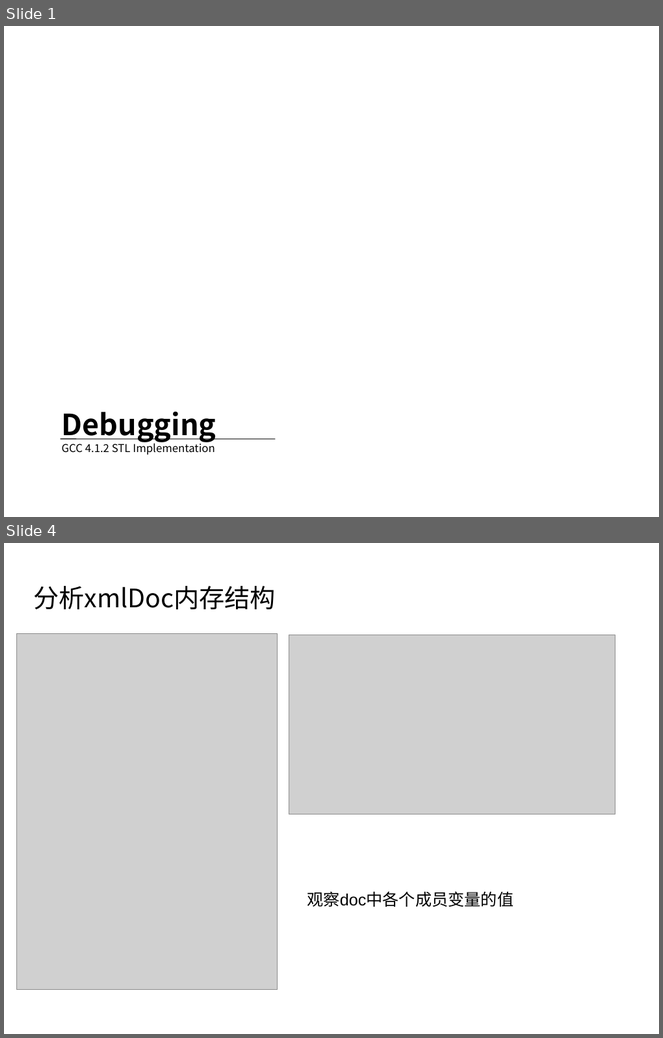
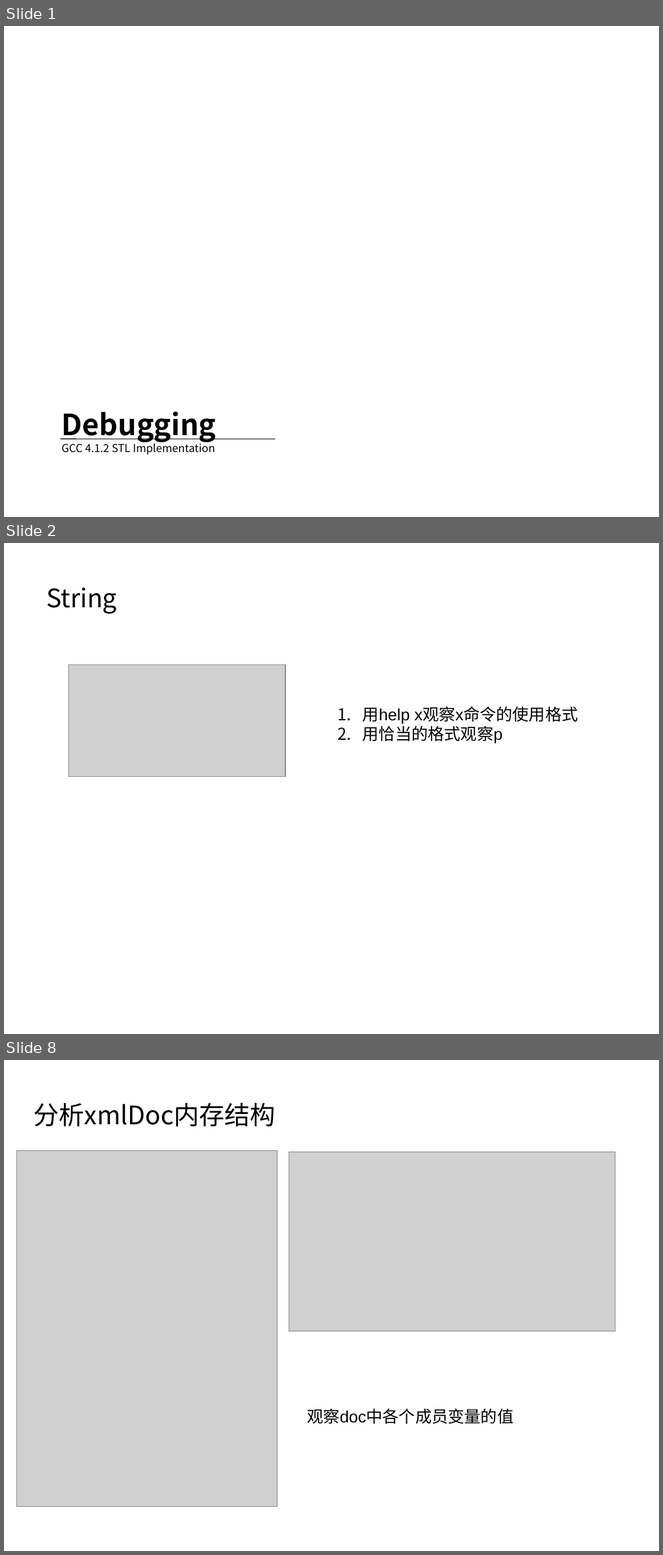
Before and after one commit to mir1128/GDBTraining, a slide deck: session2/Debugging Workshop 2.pptx. Shown one above the other, each under a label of ours: slides 1 and 4 before the commit, slides 1, 2 and 8 after it; the slides between them are not shown. The pictures are 663x1038 and 663x1555 pixels, drawn with LibreOffice and Linux fonts; fonts in the diff are those of the drawing; grey boxes stand for pictures; background and template pictures are left out. Boxes give left, top, right and bottom in pixels: in the first picture for what was removed or moved away, otherwise in the second. Text is boxed around its words. In the diff, an @@ line names an element or a change of style, - is before the commit and + after.

```diff
--- a/session2/Debugging Workshop 2.pptx
+++ b/session2/Debugging Workshop 2.pptx
@@ slide 2 added at <box>4,543,659,1034</box>, background #FFFFFF @@
@@ text added at <box>46,587,117,614</box>, 28 pt, text #000000 @@
+String
@@ picture added at <box>68,665,285,777</box> @@
@@ text added at <box>363,707,579,744</box>, 18 pt, text #000000 @@
+1. 用help x观察x命令的使用格式
+2. 用恰当的格式观察p
@@ what was slide 4 is now slide 8 @@
```
Also in this commit, not shown: 2 slides changed, 5 other slides added, 8 other files.
